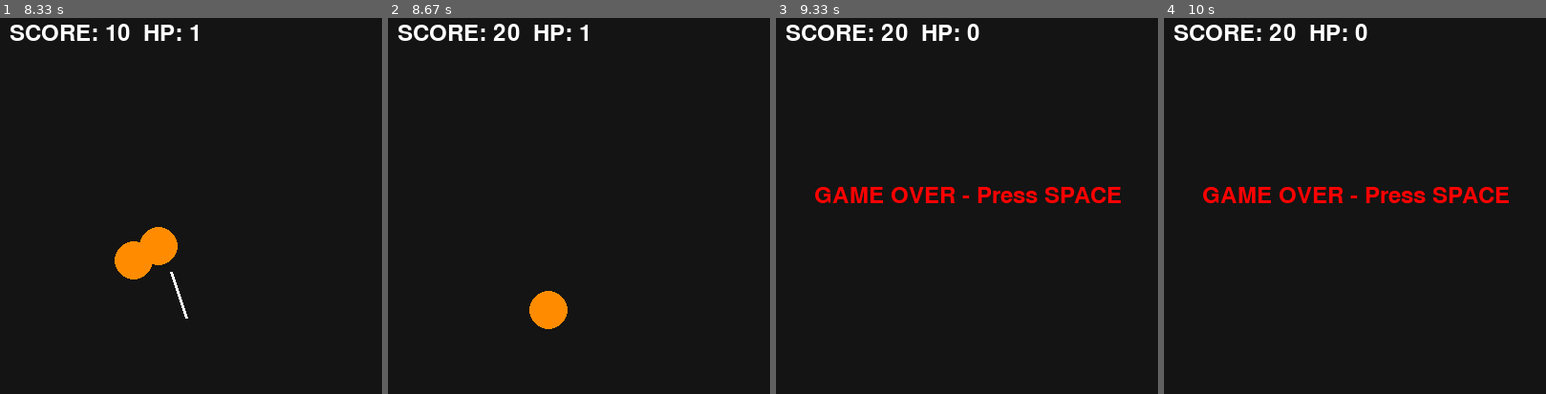
Above: before the commit, frames 1-4 (left to right).
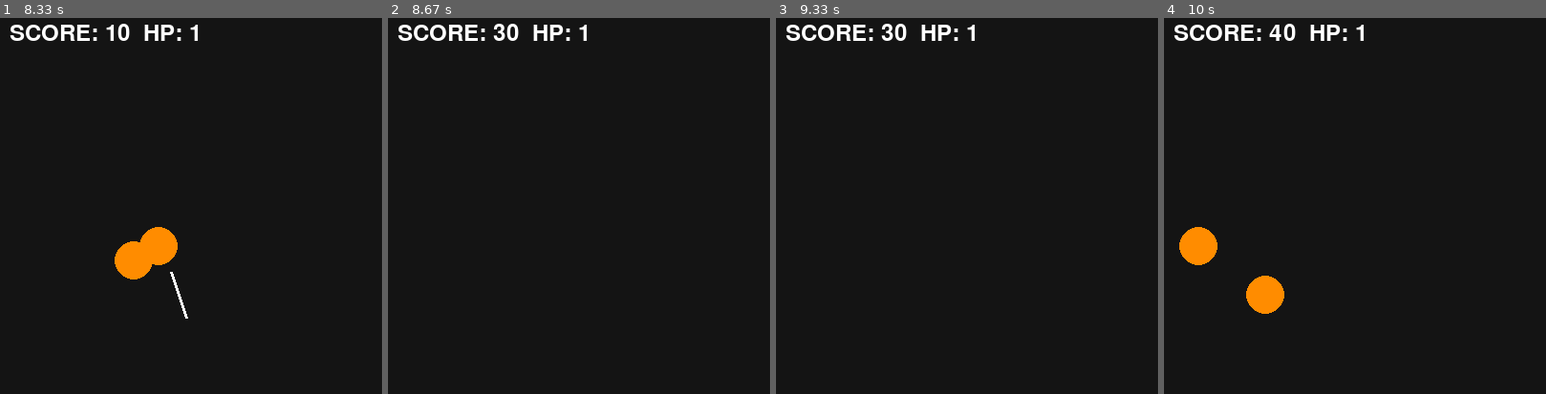
Above: after the commit, the same moments.

Repository: HenryYannis/xiaobao-pygame
Game: pygame game, started from 12-水果切切乐/水果切切乐_第3节课_连击与挑战.py
Same seed, same stepped clock (60 frames per second), same inputs: the game is played once before the commit and once after it.
Inputs (mouse positions are in pixels of both pictures, inside the frame that each line leads up to):
- Up to frame 1 (8.33 s): press the mouse at (191, 228) at 0.37 s; move the mouse to (145, 217) at 0.47 s; release the mouse at (99, 206) at 0.6 s; press the mouse at (191, 228) at 0.7 s; move the mouse to (141, 145) at 0.8 s; release the mouse at (91, 63) at 0.93 s; tap Space at 2.5, 6.47 s; press the mouse at (191, 228) at 2.87 s; move the mouse to (263, 228) at 2.97 s; release the mouse at (336, 232) at 3.1 s; click (187, 318) at 7.85 s; press the mouse at (187, 318) at 8.17 s; move the mouse to (171, 273) at 8.27 s
- Up to frame 2 (8.67 s): release the mouse at (544, 228) at 8.4 s; tap Space at 8.53 s; click (533, 318) at 8.55 s
- Up to frame 3 (9.33 s): move the mouse to (963, 318) at 9.3 s
- Up to frame 4 (10 s): press the mouse at (1351, 318) at 9.33 s; move the mouse to (1393, 330) at 9.43 s; release the mouse at (1439, 345) at 9.57 s

Frame 1 is identical in both runs. In frame 2, 1.1% of the frame differs, in the area x 27-53%, y 1-83%; in frame 3, 2.2%; in frame 4, 3.5%, in the area x 4-91%, y 1-79%.

Commit message:
水果切切乐第3节课：改为点到线段距离判定，补上连击

Diff:
--- a/12-水果切切乐/水果切切乐_第3节课_连击与挑战.py
+++ b/12-水果切切乐/水果切切乐_第3节课_连击与挑战.py
@@ -6,10 +6,20 @@
 时钟 = pygame.time.Clock()
 字体 = pygame.font.Font(None, 36)                     # 新增变量：纯内置默认字体(是什么)，避免跨平台字体报错(为什么)，字号36(怎么用)
 
+def 点到线段距离(圆心x, 圆心y, 起x, 起y, 终x, 终y):   # 新增函数：求水果圆心到一段刀光线段的最短距离
+    差x, 差y = 终x - 起x, 终y - 起y                   # 新增代码：线段从起点指向终点的方向
+    长度平方 = 差x * 差x + 差y * 差y
+    if 长度平方 == 0:                                 # 新增代码：起点终点重合(鼠标没动)，线段退化成一个点
+        return math.hypot(圆心x - 起x, 圆心y - 起y)
+    比例 = ((圆心x - 起x) * 差x + (圆心y - 起y) * 差y) / 长度平方  # 新增代码：投影比例，0在起点、1在终点
+    比例 = max(0, min(1, 比例))                       # 新增代码：垂足落在线段外面时，夹回到最近的端点
+    return math.hypot(圆心x - (起x + 比例 * 差x), 圆心y - (起y + 比例 * 差y))  # 新增代码：勾股定理求到最近点的距离
+
 水果列表 = []                                          # 存储所有抛出的水果数据[x, y, 水平速度, 垂直速度]
 轨迹列表 = []                                          # 记录鼠标滑动划过的轨迹点坐标[(x, y), ...]
 得分 = 0                                              # 新增变量：切中水果的累计得分
 生命值 = 3                                            # 新增变量：玩家初始生命值(漏切扣血)
+本刀切中数 = 0                                        # 新增变量：按住鼠标这一刀已经切中几个水果，用来算连击
 游戏结束 = False                                      # 新增变量：标记当前是否已耗尽生命值失败
 运行中 = True
 
@@ -21,6 +31,7 @@
             水果列表.clear()                          # 新增代码：清空当前残留水果
             轨迹列表.clear()                          # 新增代码：清空刀光轨迹
             得分 = 0                                  # 新增代码：重置分数为0
+            本刀切中数 = 0                            # 新增代码：连击数清零
             生命值 = 3                                # 新增代码：恢复满血状态
             游戏结束 = False                          # 新增代码：重置为进行中状态
 
@@ -33,6 +44,7 @@
                 轨迹列表.pop(0)
         else:
             轨迹列表.clear()                           # 松开鼠标后立即清空刀光轨迹
+            本刀切中数 = 0                            # 新增代码：松开鼠标，这一刀结束，连击数归零
 
         if random.random() < 0.03:                     # 随机生成：每帧3%概率从底部向上抛出新水果
             水果列表.append([random.randint(50, 350), 410, random.uniform(-2, 2), -9.0])
@@ -44,10 +56,15 @@
             水果[3] += 0.25                            # 重力模拟：垂直速度每帧增加，形成下落抛物线
 
             已切中 = False
-            for 点x, 点y in 轨迹列表:                  # 碰撞检测：比对刀光轨迹点与水果圆心的距离
-                if math.hypot(点x - 水果[0], 点y - 水果[1]) <= 20:
+            for 序号 in range(1, len(轨迹列表)):      # 新增代码：相邻两个轨迹点连成一段线段，鼠标划得再快中间也不会漏
+                起点 = 轨迹列表[序号 - 1]
+                终点 = 轨迹列表[序号]
+                if 点到线段距离(水果[0], 水果[1], 起点[0], 起点[1], 终点[0], 终点[1]) <= 20:  # 新增代码：线段离圆心不超过半径20就算切开
                     水果列表.pop(索引)                 # 切开效果：命中后移除该水果
                     得分 += 10                        # 新增代码：切中水果奖励累加10分
+                    本刀切中数 += 1                   # 新增代码：这一刀又多切中一个
+                    if 本刀切中数 >= 2:               # 新增代码：一刀切中2个及以上就是连击
+                        得分 += 10                    # 新增代码：连击额外奖励10分
                     已切中 = True
                     break
 
@@ -67,6 +84,9 @@
     得分画面 = 字体.render(f"SCORE: {得分}  HP: {生命值}", True, (255, 255, 255)) # 新增代码：默认字体纯英文渲染得分与血量
     窗口.blit(得分画面, (10, 10))                                              # 新增代码：贴在左上角UI位置(10, 10)
 
+    if 本刀切中数 >= 2:
+        连击画面 = 字体.render(f"COMBO x{本刀切中数}", True, (255, 220, 0))  # 新增代码：黄色英文显示当前连击数
+        窗口.blit(连击画面, 连击画面.get_rect(midtop=(200, 50)))  # 新增代码：get_rect(midtop=...)让文字水平居中
     if 游戏结束:
         提示画面 = 字体.render("GAME OVER - Press SPACE", True, (255, 0, 0))      # 新增代码：红色英文大字提示失败与按空格重开
         窗口.blit(提示画面, (40, 180))                                           # 新增代码：居中贴在屏幕中央(40, 180)
